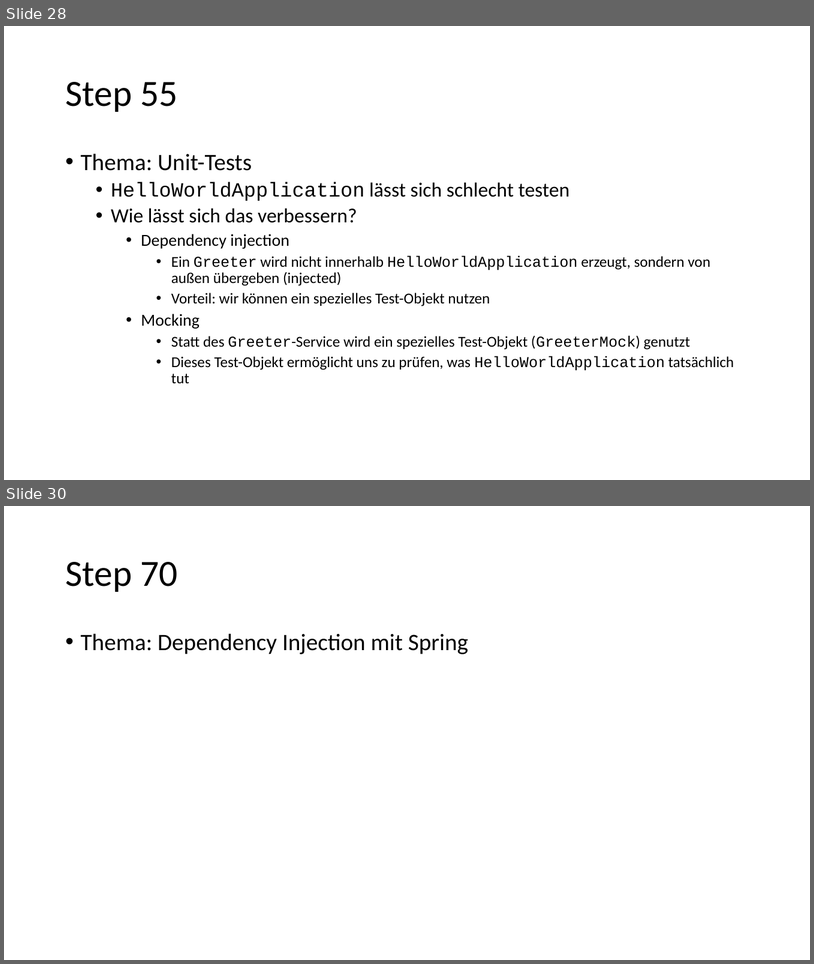
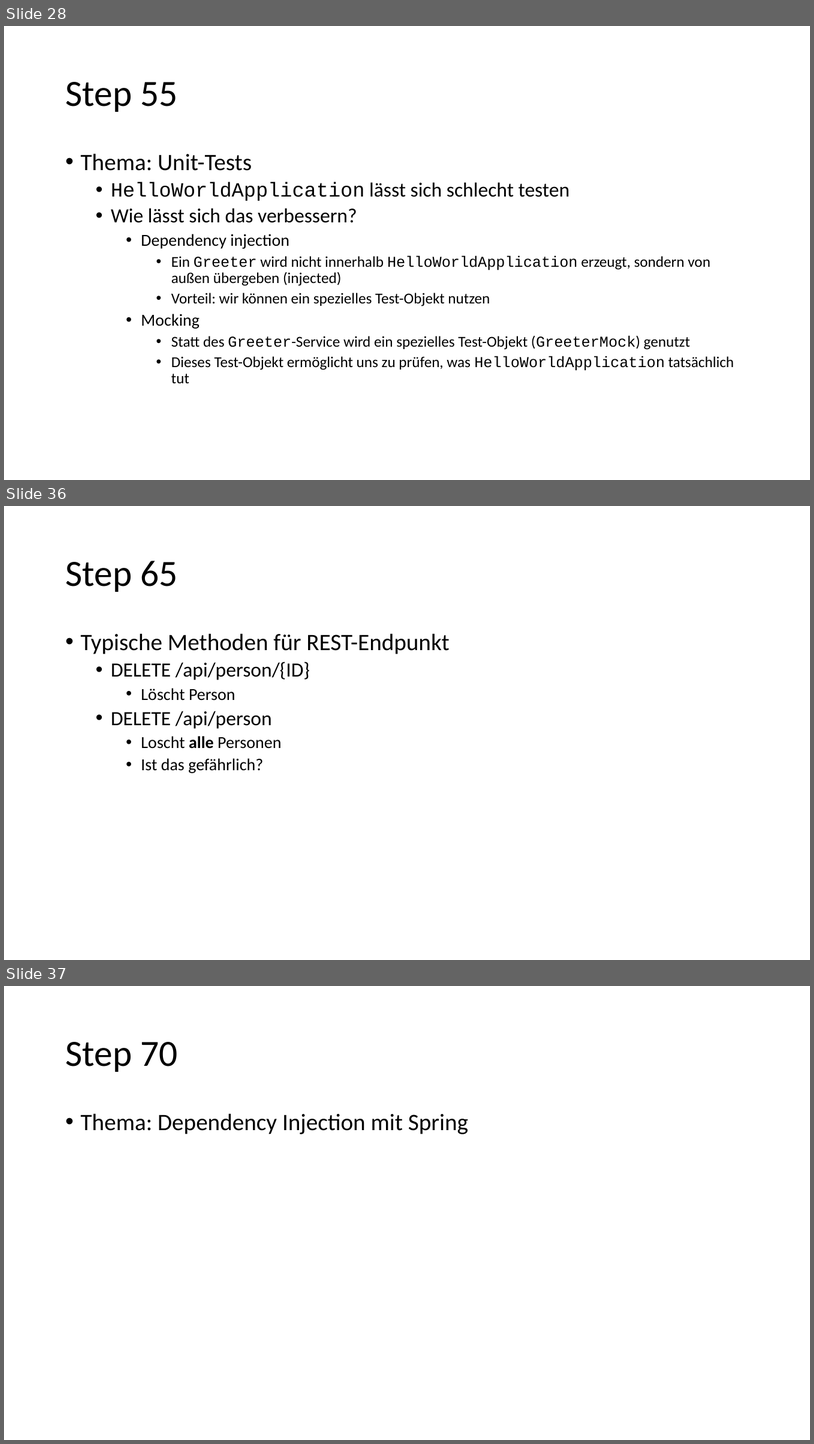
Before and after one commit to igeldo/PR4-SoSe23, a slide deck: Java-Starter.pptx. Shown one above the other, each under a label of ours: slides 28 and 30 before the commit, slides 28, 36 and 37 after it; the slides between them are not shown. The pictures are 814x964 and 814x1444 pixels, drawn with LibreOffice and Linux fonts; fonts in the diff are those of the drawing. Boxes give left, top, right and bottom in pixels: in the first picture for what was removed or moved away, otherwise in the second. Text is boxed around its words. In the diff, an @@ line names an element or a change of style, - is before the commit and + after.

Commit message:
add slides for step0060

```diff
--- a/Java-Starter.pptx
+++ b/Java-Starter.pptx
@@ slide 36 added at bbox=[4, 506, 810, 960], background #FFFFFF @@
@@ title added at bbox=[65, 561, 178, 592], 44 pt, text #000000 @@
+Step 65
@@ text added at bbox=[81, 633, 449, 773], 20 pt, text #000000 @@
+• Typische Methoden für REST-Endpunkt
+  • DELETE /api/person/{ID}
+    • Löscht Person
+  • DELETE /api/person
+    • Loscht alle Personen
+    • Ist das gefährlich?
@@ what was slide 30 is now slide 37 @@
```
Also in this commit, not shown: 1 slide changed, 6 other slides added.
